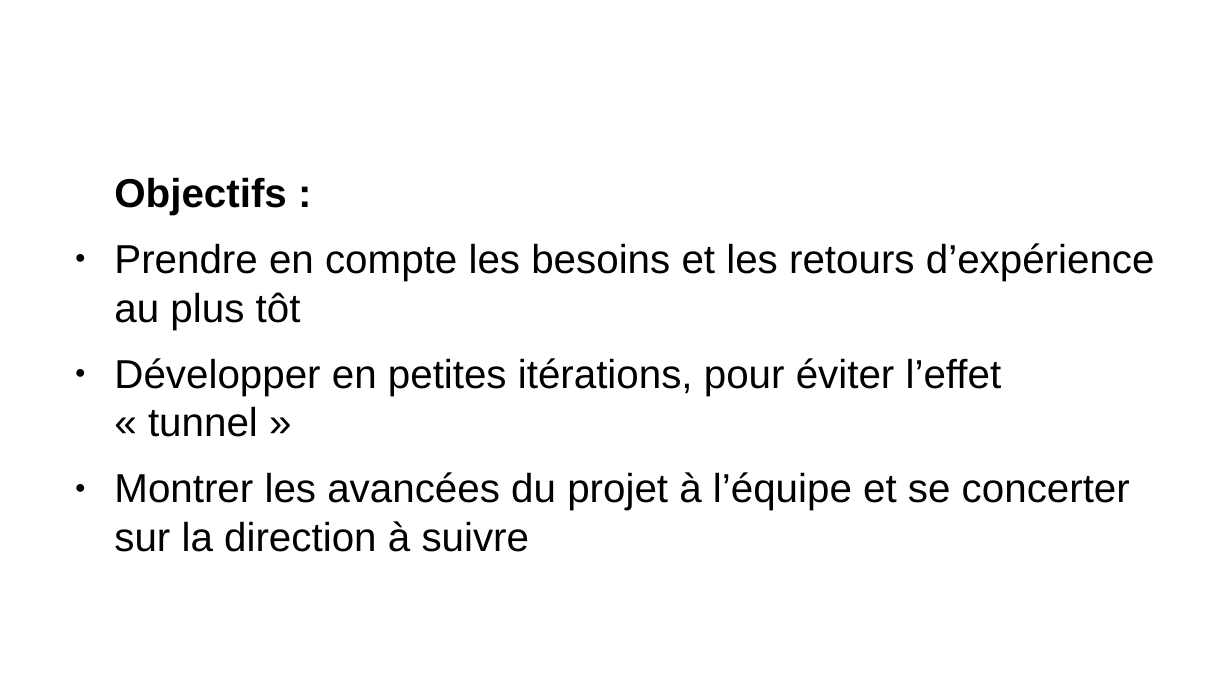
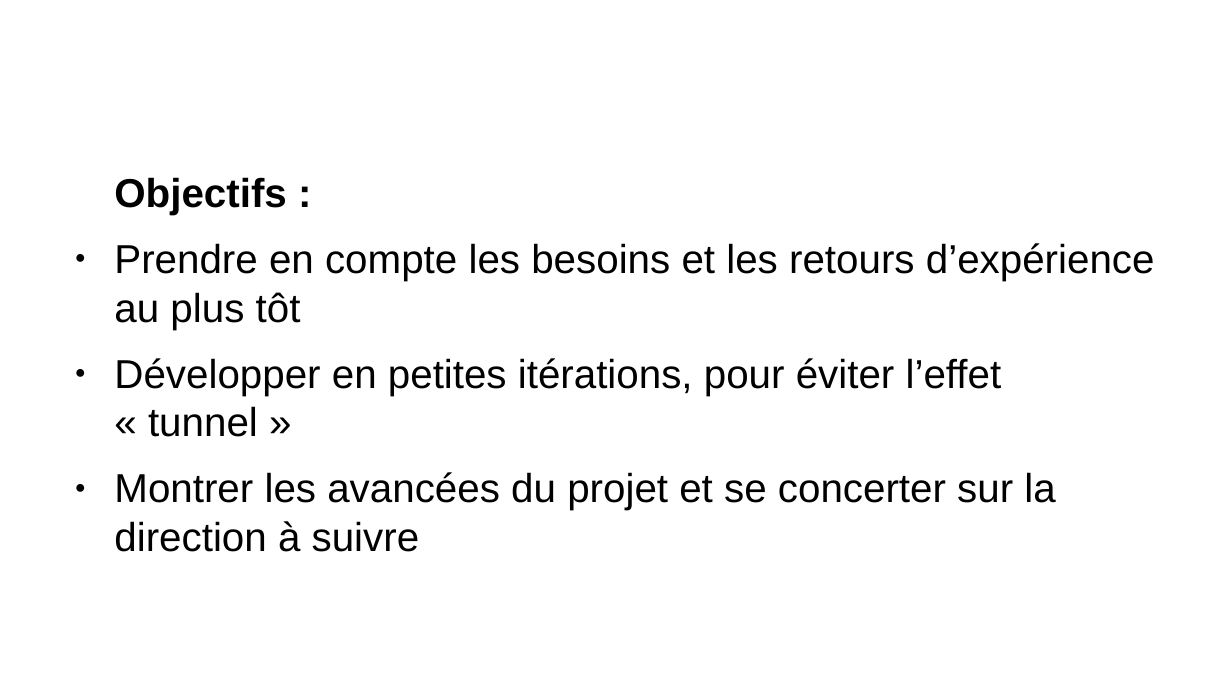
Before and after one commit to remipassmoilesel/ci-cd-plan, a slide deck: slide 4 of ci-cd-plan.odp (slide 5 before the commit). Drawn at 1232x693 pixels with LibreOffice and Linux fonts; fonts in the diff are those of the drawing; background and template pictures are left out. Boxes give left, top, right and bottom in pixels: in the first picture for what was removed or moved away, otherwise in the second. Text is boxed around its words. In the diff, an @@ line names an element or a change of style, - is before the commit and + after.

```diff
--- a/ci-cd-plan.odp
+++ b/ci-cd-plan.odp
@@ text at [114, 472, 1055, 552]: text changed @@
-● Montrer les avancées du projet à l’équipe et se concerter sur la direction à suivre
+● Montrer les avancées du projet et se concerter sur la direction à suivre
```
Also in this commit, not shown: 6 other slides changed, 1 slide removed, 3 other files.
